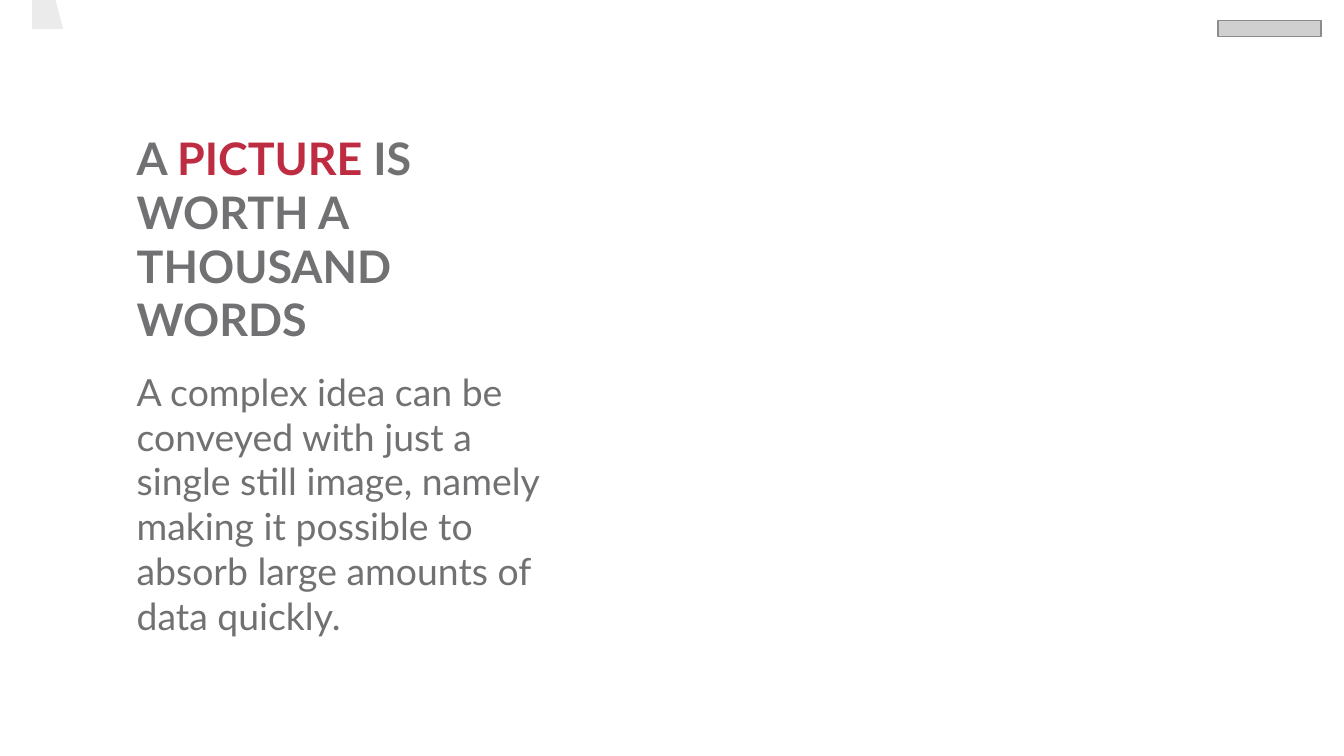
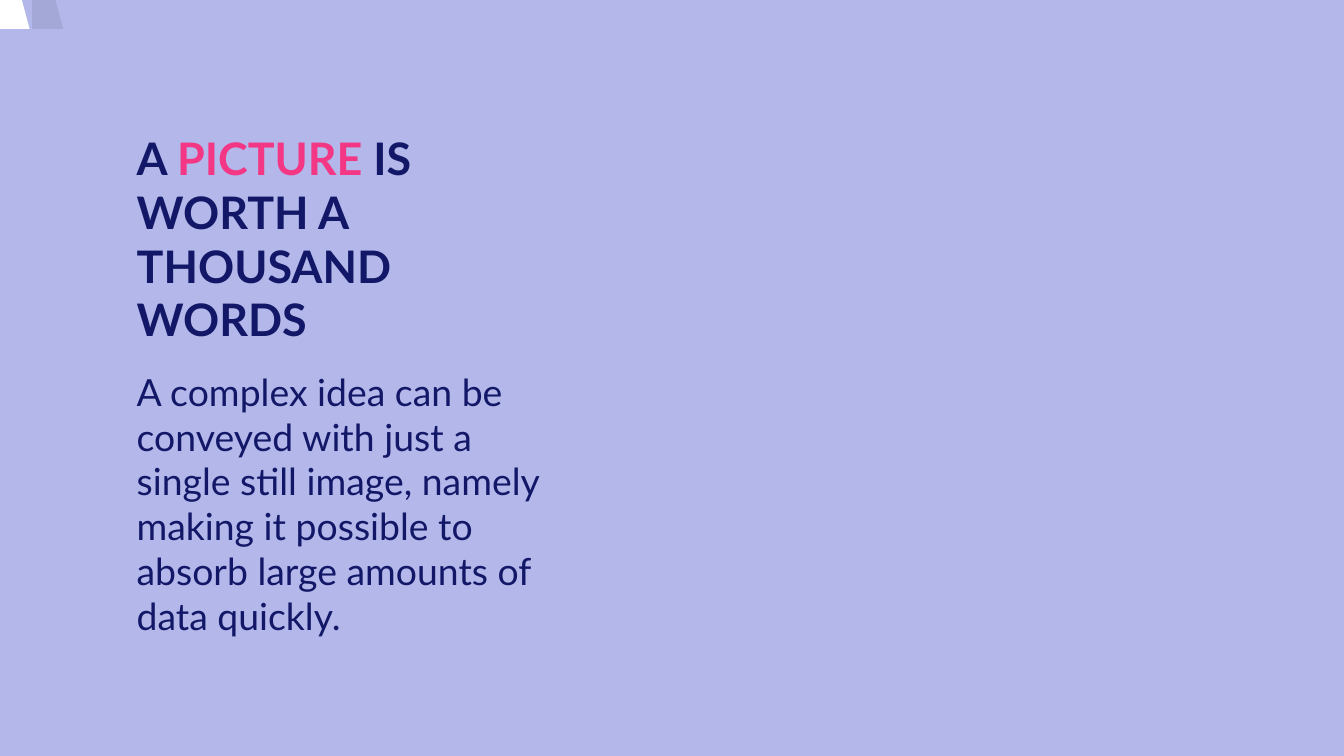
Before and after one commit to josedom24/curso_python3, a slide deck: slide 8 of modelo.odp (slide 9 before the commit). Drawn at 1344x756 pixels with LibreOffice and Linux fonts; fonts in the diff are those of the drawing; grey boxes stand for pictures; background and template pictures are left out. Boxes give left, top, right and bottom in pixels: in the first picture for what was removed or moved away, otherwise in the second. Text is boxed around its words. In the diff, an @@ line names an element or a change of style, - is before the commit and + after.

```diff
--- a/modelo.odp
+++ b/modelo.odp
@@ background picture (left out) to #B3B7E9 @@
@@ picture removed at (1218, 20, 1321, 36) @@
@@ title "A PICTURE IS WORTH A ..." at (137, 142, 411, 337): text colour #717173 to #121867 in "A IS WORTH A THOUSAND WORDS"; text colour #BE2C42 to #F33784 in "PICTURE" @@
@@ text "A complex idea can be ..." at (137, 378, 540, 637): text colour #717173 to #121867 @@
```
Also in this commit, not shown: 23 other slides changed, 1 slide added.
